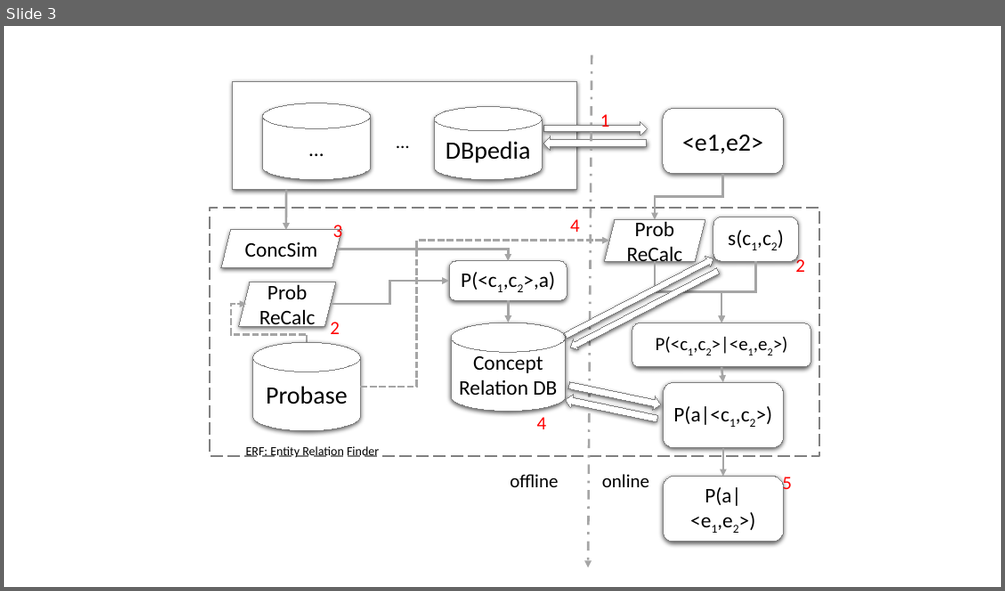
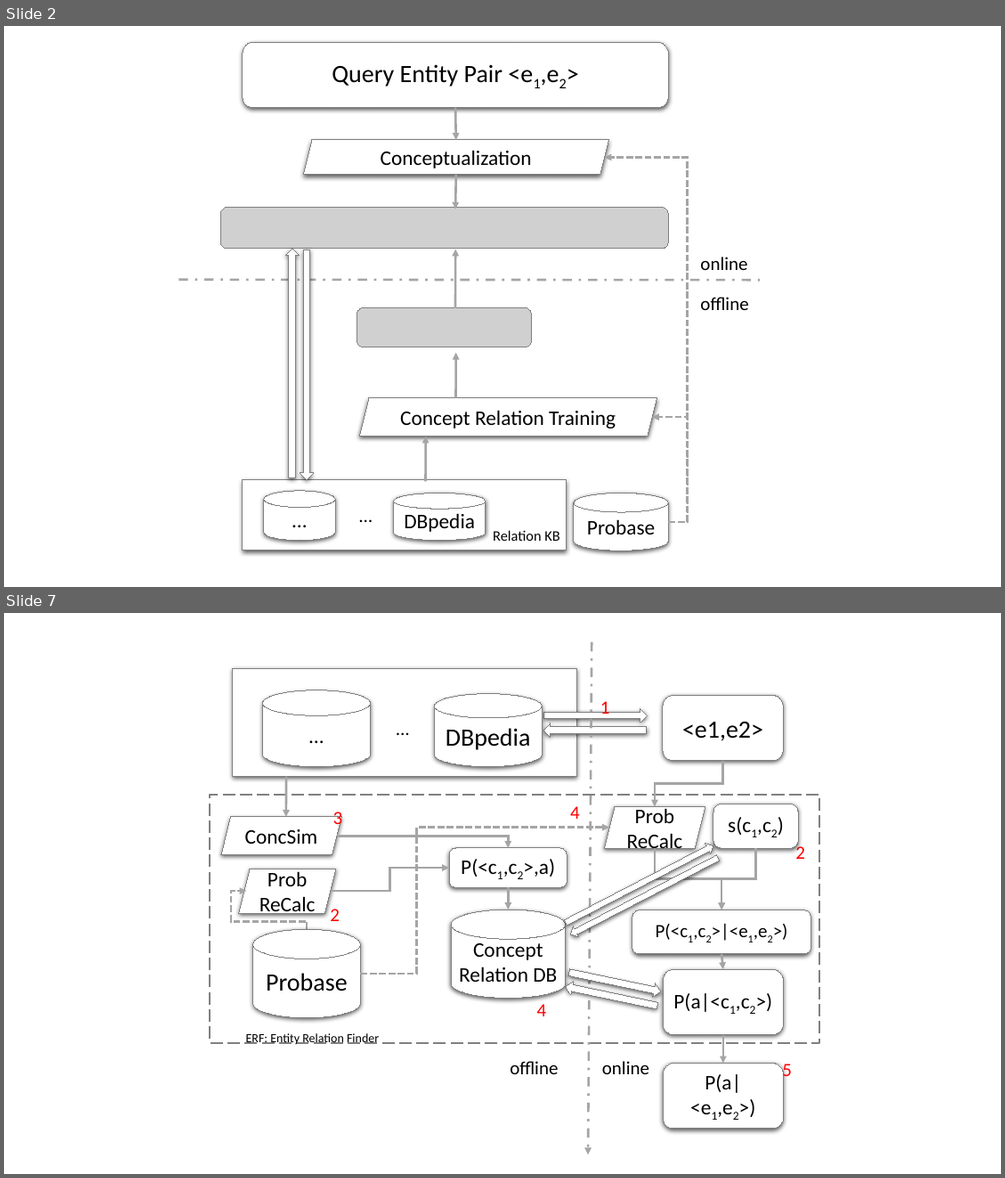
Before and after one commit to redreamality/kddexp, a slide deck: resources/mypaper.pptx. Shown one above the other, each under a label of ours: slide 3 before the commit, slides 2 and 7 after it; the slides between them are not shown. The pictures are 1005x591 and 1005x1178 pixels, drawn with LibreOffice and Linux fonts; fonts in the diff are those of the drawing; grey boxes stand for pictures. Boxes give left, top, right and bottom in pixels: in the first picture for what was removed or moved away, otherwise in the second. Text is boxed around its words. In the diff, an @@ line names an element or a change of style, - is before the commit and + after.

```diff
--- a/resources/mypaper.pptx
+++ b/resources/mypaper.pptx
@@ slide 2 added at (x1=4, y1=26, x2=1001, y2=587), background #FFFFFF @@
@@ rounded rectangle added at (x1=243, y1=42, x2=669, y2=108), fill #FFFFFF, outline #808080 0.75 pt, 24 pt, text #000000 @@
+Query Entity Pair <e1,e2>
@@ arrow added from (455, 108) to (455, 140), #A5A5A5 2.25 pt @@
@@ parallelogram added at (x1=303, y1=140, x2=609, y2=174), fill #FFFFFF, outline #808080 0.75 pt, 20 pt, text #000000 @@
+Conceptualization
@@ elbow arrow added from (669, 522) to (605, 158), #A5A5A5 2.25 pt dashed @@
@@ arrow added from (455, 175) to (455, 209), #A5A5A5 2.25 pt @@
@@ picture added at (x1=220, y1=207, x2=668, y2=248) @@
@@ right arrow added at (x1=285, y1=248, x2=299, y2=478), fill #FFFFFF, outline #808080 0.75 pt @@
@@ right arrow added at (x1=299, y1=250, x2=313, y2=480), fill #FFFFFF, outline #808080 0.75 pt @@
@@ arrow added from (455, 308) to (455, 248), #A5A5A5 2.25 pt @@
@@ text added at (x1=700, y1=257, x2=747, y2=270), 18 pt, text #000000 @@
+online
@@ line added from (179, 280) to (760, 281), #A5A5A5 2.25 pt dashed @@
@@ picture added at (x1=357, y1=307, x2=532, y2=346) @@
@@ text added at (x1=700, y1=297, x2=748, y2=310), 18 pt, text #000000 @@
+offline
@@ arrow added from (455, 398) to (455, 353), #A5A5A5 2.25 pt @@
@@ parallelogram added at (x1=359, y1=398, x2=657, y2=435), fill #FFFFFF, outline #808080 0.75 pt, 20 pt, text #000000 @@
+Concept Relation Training
@@ elbow arrow added from (669, 522) to (652, 417), #A5A5A5 2.25 pt dashed @@
@@ arrow added from (426, 482) to (426, 435), #A5A5A5 2.25 pt @@
@@ rectangle added at (x1=243, y1=480, x2=566, y2=550), fill #FFFFFF, outline #808080 0.75 pt @@
@@ cylinder added at (x1=264, y1=491, x2=335, y2=540), fill #FFFFFF, outline #808080 0.75 pt, 20 pt, text #000000 @@
+…
@@ text added at (x1=352, y1=500, x2=380, y2=530), 18 pt, text #000000 @@
+…
@@ cylinder added at (x1=394, y1=492, x2=485, y2=540), fill #FFFFFF, outline #808080 0.75 pt, 20 pt, text #000000 @@
+DBpedia
@@ cylinder added at (x1=574, y1=492, x2=669, y2=550), fill #FFFFFF, outline #808080 0.75 pt, 20 pt, text #000000 @@
+Probase
@@ text added at (x1=493, y1=530, x2=559, y2=540), 14 pt, text #000000 @@
+Relation KB
@@ what was slide 3 is now slide 7 @@
```
Also in this commit, not shown: 2 slides changed, 3 other slides added, 4 other files.
